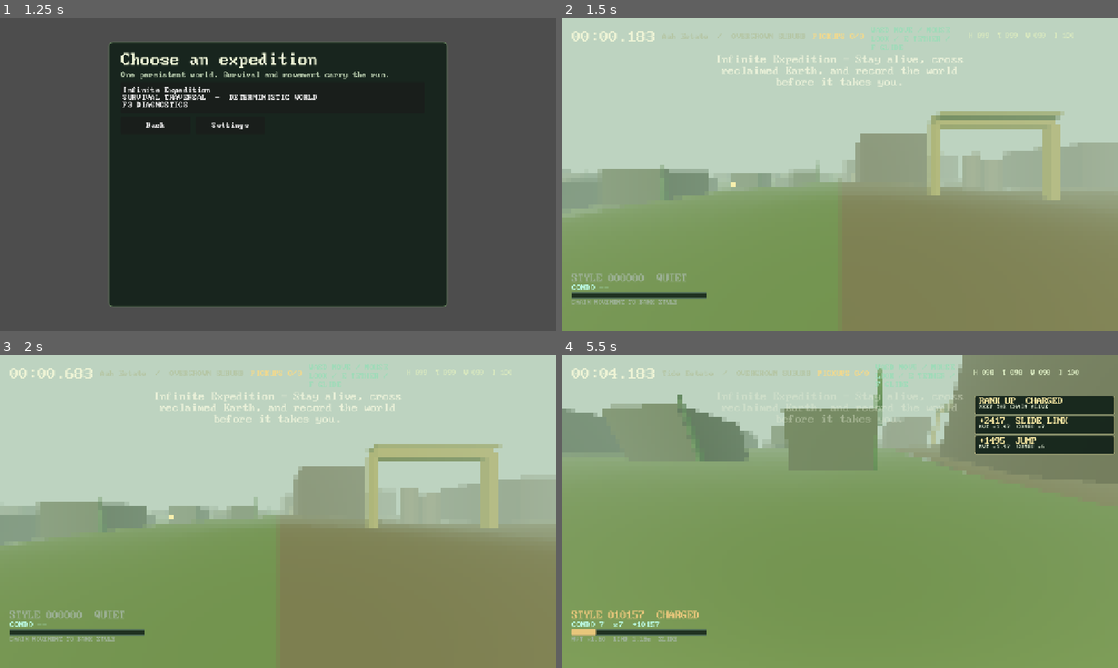
Above: before the commit, frames 1-4 (two rows, left to right).
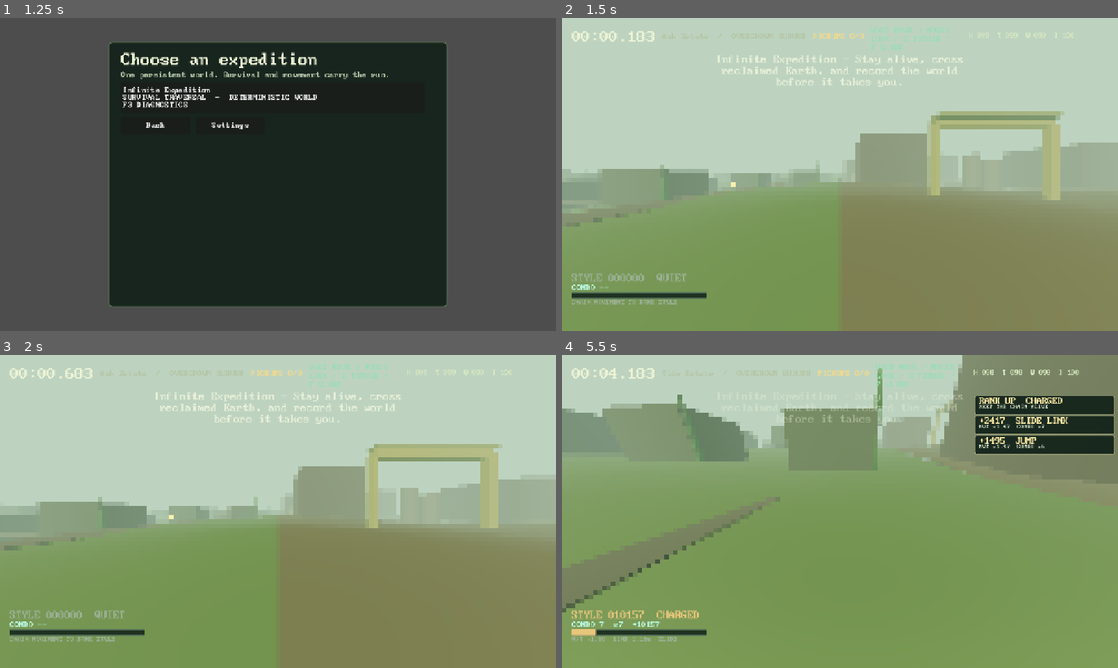
Above: after the commit, the same moments.

Repository: gongahkia/hot-cross-buns
Game: Godot game, scene res://scenes/main.tscn
Same seed, same stepped clock (60 frames per second), same inputs: the game is played once before the commit and once after it.
Inputs (mouse positions are in pixels of both pictures, inside the frame that each line leads up to):
- Up to frame 1 (1.25 s): click "Choose a journey" at 0.5 s
- Up to frame 2 (1.5 s): click "Infinite Expedition SURVIVAL …" at 1.25 s
- Up to frame 3 (2 s): no input
- Up to frame 4 (5.5 s): tap Enter at 2 s; move the mouse to (834, 517) at 2.02 s; hold W (move_forward) 2.03-4.28 s; tap Shift (dash) at 2.1 s; click (834, 517) at 2.17 s; tap Space (jump) at 2.27, 3.02, 4.52, 5.27 s; move the mouse to (878, 514) at 2.77 s; tap F (glide) at 2.85 s; move the mouse to (795, 508) at 3.52 s; hold E (grapple) 3.53-4.28 s; move the mouse to (845, 511) at 4.27 s; hold A (move_left) 4.28-5.03 s; tap Q (slam) at 4.35 s; click (845, 511) at 4.42 s; move the mouse to (817, 505) at 5.02 s; hold W (move_forward) from 5.03 s (still down); hold C (slide) from 5.03 s (still down)

Frame 1 is identical in both runs. In frame 2, 0.1% of the frame differs, in the area x 0-11%, y 60-67%; in frame 3, less than 0.1%; in frame 4, 1.4%, in the area x 0-36%, y 48-83%.

Commit message:
Add overgrown suburb roads

Diff:
--- a/scripts/world_generator.gd
+++ b/scripts/world_generator.gd
@@ -23,6 +23,7 @@
 const INDUSTRIAL_TRAVERSAL := preload("res://scripts/world_industrial_traversal.gd")
 const INDUSTRIAL_HAZARDS := preload("res://scripts/world_industrial_hazards.gd")
 const INDUSTRIAL_RESOURCES := preload("res://scripts/world_industrial_resources.gd")
+const SUBURB_ROADS := preload("res://scripts/world_suburb_roads.gd")
 
 const CHUNK_SIZE := 64.0
 const REGION_SIZE := 512.0
@@ -81,6 +82,8 @@
 	var descriptor:Dictionary={"x": chunk_x, "z": chunk_z, "id": "%d:%d" % [chunk_x, chunk_z], "center": center, "region": sample_data.region, "biome": sample_data.biome, "water": sample_data.water, "scale": scale.id, "scale_factor": scale.factor}
 	var urban:=URBAN_FIELDS.sample(seed,chunk_x,chunk_z,str(sample_data.region.family))
 	if not urban.is_empty():descriptor["urban"]=urban
+	var suburb_roads:=SUBURB_ROADS.generate(seed,chunk_x,chunk_z,urban)
+	if not suburb_roads.is_empty():descriptor["suburb_roads"]=suburb_roads
 	var industrial_layout:=INDUSTRIAL_LAYOUT.generate(seed,chunk_x,chunk_z,urban)
 	if not industrial_layout.is_empty():descriptor["industrial_layout"]=industrial_layout
 	var industrial_structures:=INDUSTRIAL_STRUCTURES.generate(seed,chunk_x,chunk_z,industrial_layout)
--- a/scripts/world_streamer.gd
+++ b/scripts/world_streamer.gd
@@ -259,6 +259,7 @@
 		_add_industrial_hazards(root,descriptor.get("industrial_hazards",{}))
 		_add_industrial_resources(root,descriptor.get("industrial_resources",{}))
 	elif family == "overgrown_suburb":
+		_add_suburb_roads(root,descriptor.get("suburb_roads",{}))
 		_add_suburb(root, chunk_x, chunk_z)
 	else:
 		_add_wilderness(root, chunk_x, chunk_z, str(descriptor.biome))
@@ -362,6 +363,15 @@
 
 func _add_industrial_resources(root:Node3D,fields:Dictionary)->void:
 	for resource:Dictionary in fields.get("resources",[]):_add_resource(root,resource)
+
+func _add_suburb_roads(root:Node3D,fields:Dictionary)->void:
+	var roads:Array=[fields.get("collector",{})]+fields.get("local_roads",[])
+	for road:Dictionary in roads:
+		if road.is_empty():continue
+		var axis:=str(road.axis);var offset:=float(road.offset);var position:=Vector3(32.0,.02,offset) if axis=="x" else Vector3(offset,.02,32.0);position.y+=ground_height(root.global_position+position);var visual:=MeshInstance3D.new();var mesh:=BoxMesh.new();mesh.size=Vector3(64.0,.05,float(road.width)) if axis=="x" else Vector3(float(road.width),.05,64.0);visual.name="SuburbRoad";visual.mesh=mesh;visual.position=position;visual.material_override=_material(Color("#535950"));root.add_child(visual)
+	for culdesac:Dictionary in fields.get("culdesacs",[]):
+		var axis:=str(culdesac.axis);var x:=float(culdesac.x);var z:=float(culdesac.z);var segment:=MeshInstance3D.new();var mesh:=BoxMesh.new();mesh.size=Vector3(float(culdesac.length),.05,float(culdesac.width)) if axis=="x" else Vector3(float(culdesac.width),.05,float(culdesac.length));segment.name="SuburbCuldesacRoad";segment.mesh=mesh;segment.position=Vector3(x,ground_height(root.global_position+Vector3(x,0.0,z))+.02,z);segment.material_override=_material(Color("#535950"));root.add_child(segment)
+		var circle:=MeshInstance3D.new();var disk:=CylinderMesh.new();disk.top_radius=float(culdesac.radius);disk.bottom_radius=float(culdesac.radius);disk.height=.06;circle.name="SuburbCuldesac";circle.mesh=disk;circle.position=Vector3(x,ground_height(root.global_position+Vector3(x,0.0,z))+.03,z);circle.material_override=_material(Color("#535950"));root.add_child(circle)
 
 func _add_suburb(root: Node3D, chunk_x: int, chunk_z: int) -> void:
 	for index in range(5):
--- /dev/null
+++ b/scripts/world_suburb_roads.gd
@@ -0,0 +1,13 @@
+class_name WorldSuburbRoads
+extends RefCounted
+
+const RNG=preload("res://scripts/world_rng.gd")
+const USES=["residential","community","greenbelt","retail"]
+
+static func generate(seed:int,chunk_x:int,chunk_z:int,urban:Dictionary)->Dictionary:
+	if USES.find(str(urban.get("land_use","")))<0:return {}
+	var region_x:=floori(float(chunk_x)/8.0);var region_z:=floori(float(chunk_z)/8.0);var axis:="x" if RNG.unit(seed,region_x,region_z,1673)<.5 else "z";var cross_axis:="z" if axis=="x" else "x";var collector_offset:=12.0+RNG.unit(seed,0,chunk_z,1691)*40.0 if axis=="x" else 12.0+RNG.unit(seed,chunk_x,0,1693)*40.0;var local_offset:=16.0+RNG.unit(seed,chunk_x,chunk_z,1709)*32.0;var culdesacs:Array=[]
+	for index in range(2):
+		var cul_axis:=cross_axis if index==0 else axis;var end:=52.0 if RNG.unit(seed,chunk_x,chunk_z,1723+index)<.5 else 12.0;var offset:=16.0+RNG.unit(seed,chunk_x,chunk_z,1739+index)*32.0;var x:=end if cul_axis=="x" else offset;var z:=offset if cul_axis=="x" else end
+		culdesacs.append({"id":"suburb_culdesac:%d:%d:%d"%[chunk_x,chunk_z,index],"axis":cul_axis,"x":x,"z":z,"length":24.0,"width":2.6,"radius":4.0})
+	return {"collector":{"axis":axis,"offset":collector_offset,"width":4.4},"local_roads":[{"axis":cross_axis,"offset":local_offset,"width":2.6}],"culdesacs":culdesacs}
--- /dev/null
+++ b/scripts/world_suburb_roads_test.gd
@@ -0,0 +1,20 @@
+extends SceneTree
+const ROADS=preload("res://scripts/world_suburb_roads.gd")
+const GENERATOR=preload("res://scripts/world_generator.gd")
+var failed:=false
+func _expect(condition:bool,message:String)->void:
+	if not condition:failed=true;push_error(message)
+func _initialize()->void:
+	var urban:Dictionary={"land_use":"residential","ruin_age_years":90};var result:=ROADS.generate(20260730,4,-2,urban);var collector:Dictionary=result.collector
+	_expect(str(collector.axis) in ["x","z"] and float(collector.offset)>=12.0 and float(collector.offset)<=52.0 and float(collector.width)==4.4 and (result.local_roads as Array).size()==1 and (result.culdesacs as Array).size()==2,"suburb road hierarchy missing")
+	for culdesac:Dictionary in result.culdesacs:_expect(str(culdesac.id).begins_with("suburb_culdesac:") and str(culdesac.axis) in ["x","z"] and float(culdesac.x)>=12.0 and float(culdesac.x)<=52.0 and float(culdesac.z)>=12.0 and float(culdesac.z)<=52.0 and float(culdesac.radius)==4.0,"suburb culdesac grammar drifted")
+	var neighbor:=ROADS.generate(20260730,5,-2,urban) if str(collector.axis)=="x" else ROADS.generate(20260730,4,-1,urban);_expect(result==ROADS.generate(20260730,4,-2,urban) and ROADS.generate(1,0,0,{"land_use":"manufacturing"}).is_empty() and is_equal_approx(float(collector.offset),float(neighbor.collector.offset)),"suburb road determinism/seam drifted")
+	(result.culdesacs as Array)[0]["radius"]=0.0;_expect(float((ROADS.generate(20260730,4,-2,urban).culdesacs as Array)[0].radius)==4.0,"suburb roads leaked mutable state")
+	var generator:=GENERATOR.new(20260730);var found:=false
+	for region_z in range(-8,9):
+		for region_x in range(-8,9):
+			var chunk_x:=region_x*8;var chunk_z:=region_z*8;var descriptor:Dictionary=generator.chunk_descriptor(chunk_x,chunk_z)
+			if str(descriptor.region.family)=="overgrown_suburb":found=true;_expect(descriptor.suburb_roads==ROADS.generate(20260730,chunk_x,chunk_z,descriptor.urban),"suburb road descriptor wiring drifted");break
+		if found:break
+	_expect(found,"suburb road fixture found no overgrown suburb")
+	quit(1 if failed else 0)
Not shown, added: docs/overgrown-suburb-roads.md
